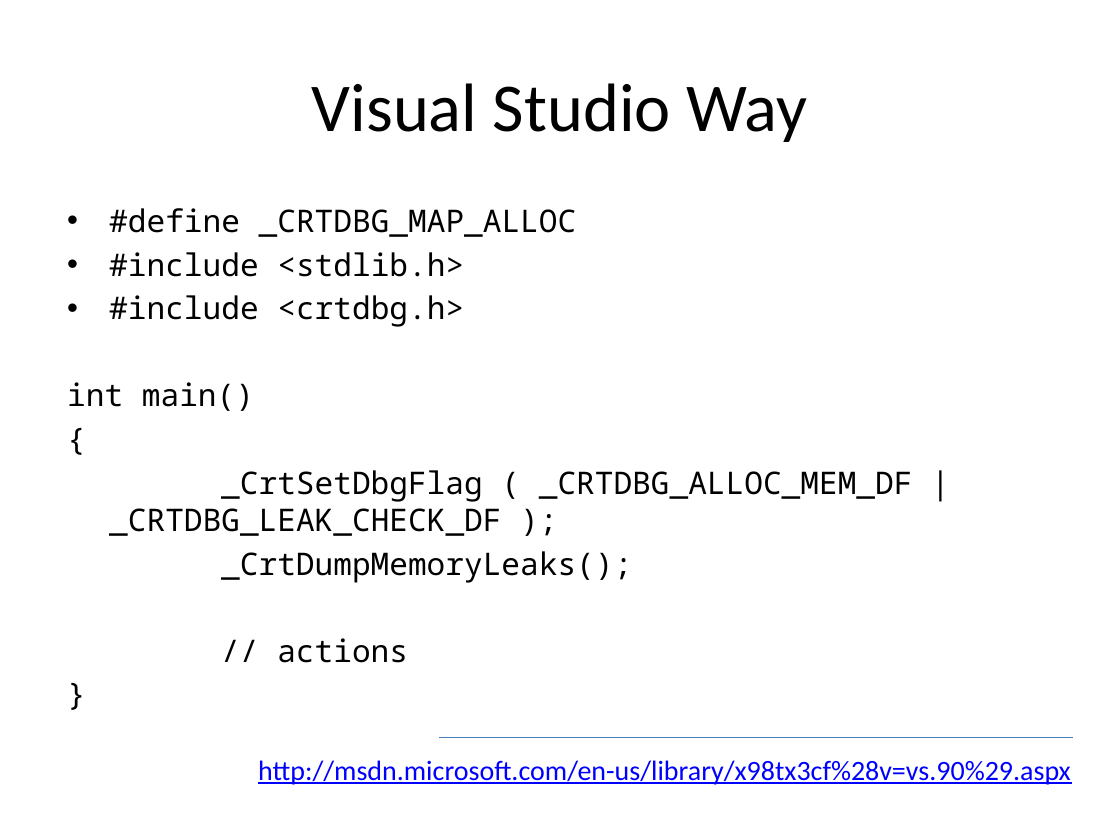
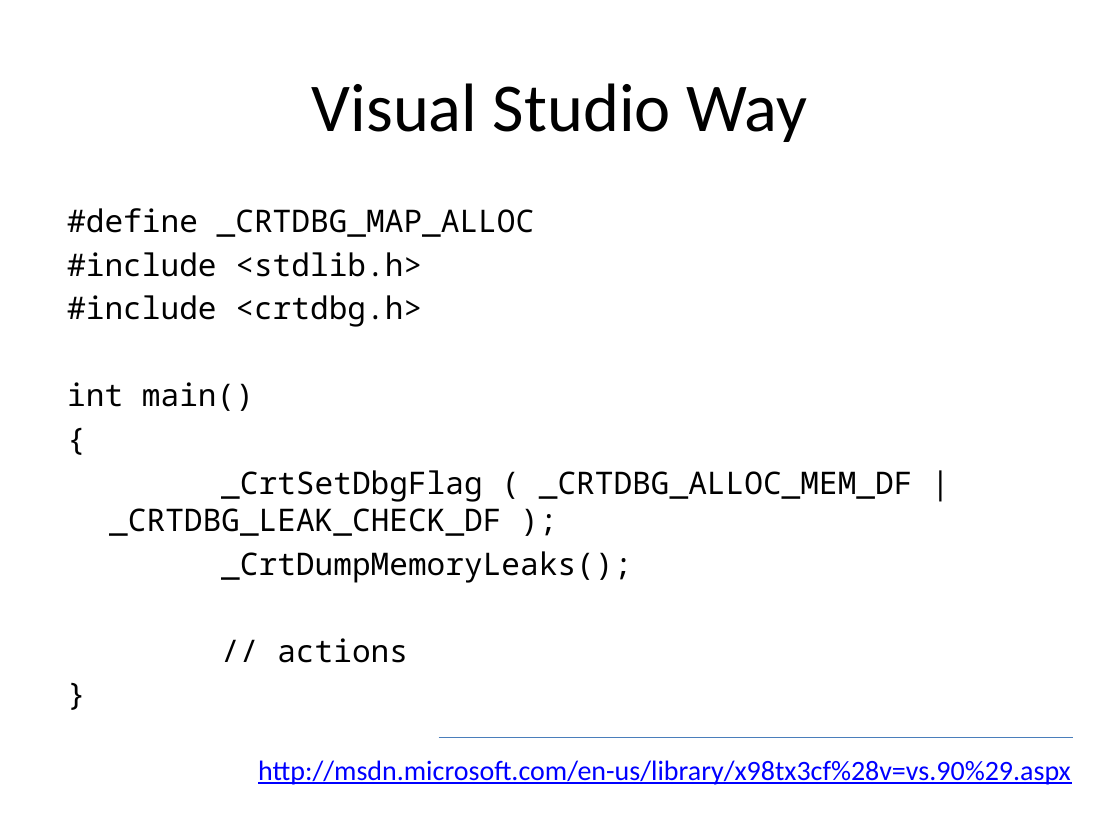
Before and after one commit to russov/cpp_craft_1013, a slide deck: slide 2 of lections/cpp_craft_lec_7_pre.pptx. Drawn at 1120x840 pixels with LibreOffice and Linux fonts; fonts in the diff are those of the drawing. Boxes give left, top, right and bottom in pixels: in the first picture for what was removed or moved away, otherwise in the second. Text is boxed around its words. In the diff, an @@ line names an element or a change of style, - is before the commit and + after.

```diff
--- a/lections/cpp_craft_lec_7_pre.pptx
+++ b/lections/cpp_craft_lec_7_pre.pptx
@@ text at [67,208,535,327]: bullet • to none @@
```
Also in this commit, not shown: 1 other slide changed, 24 slides added, 11 other files.
